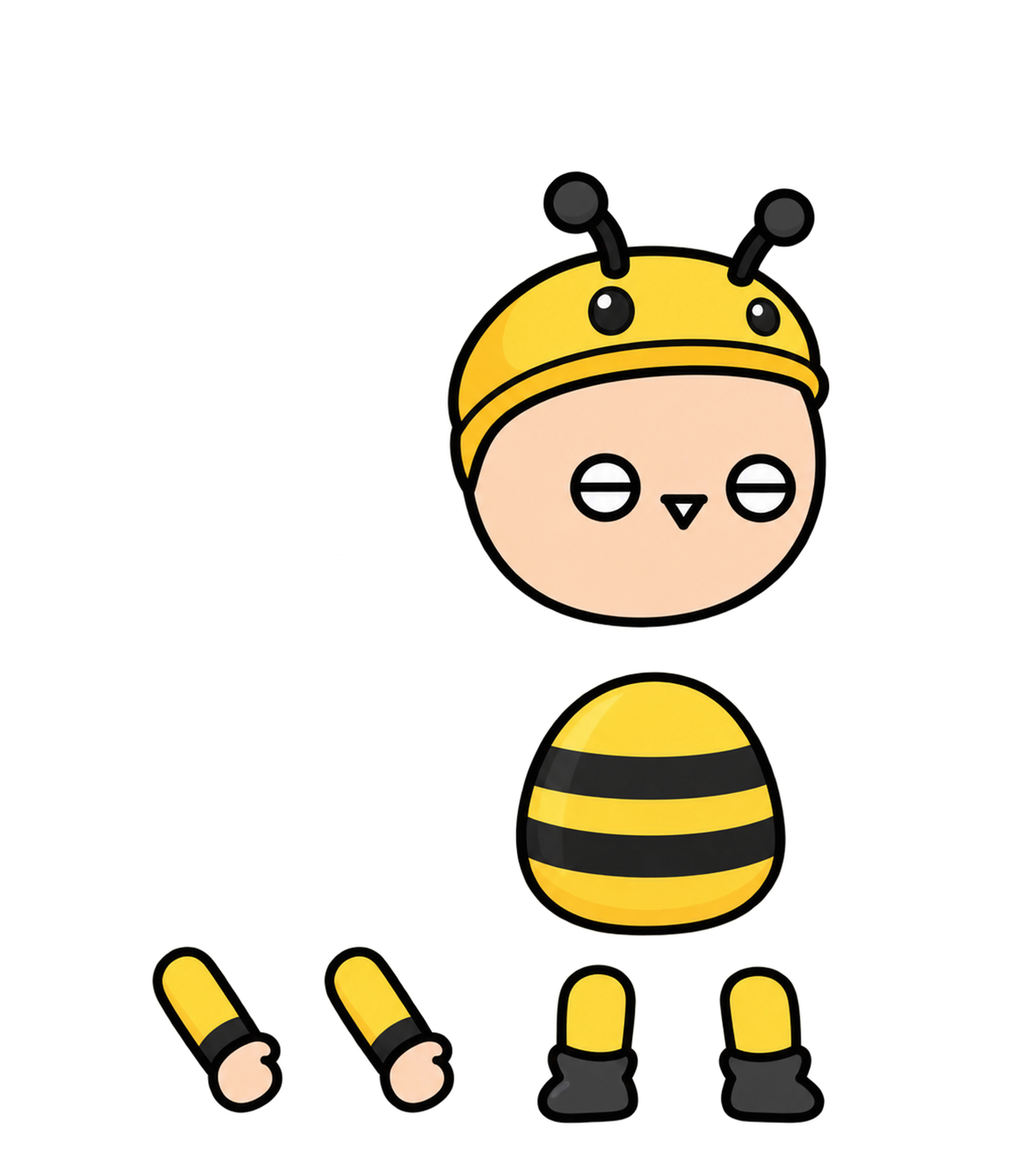
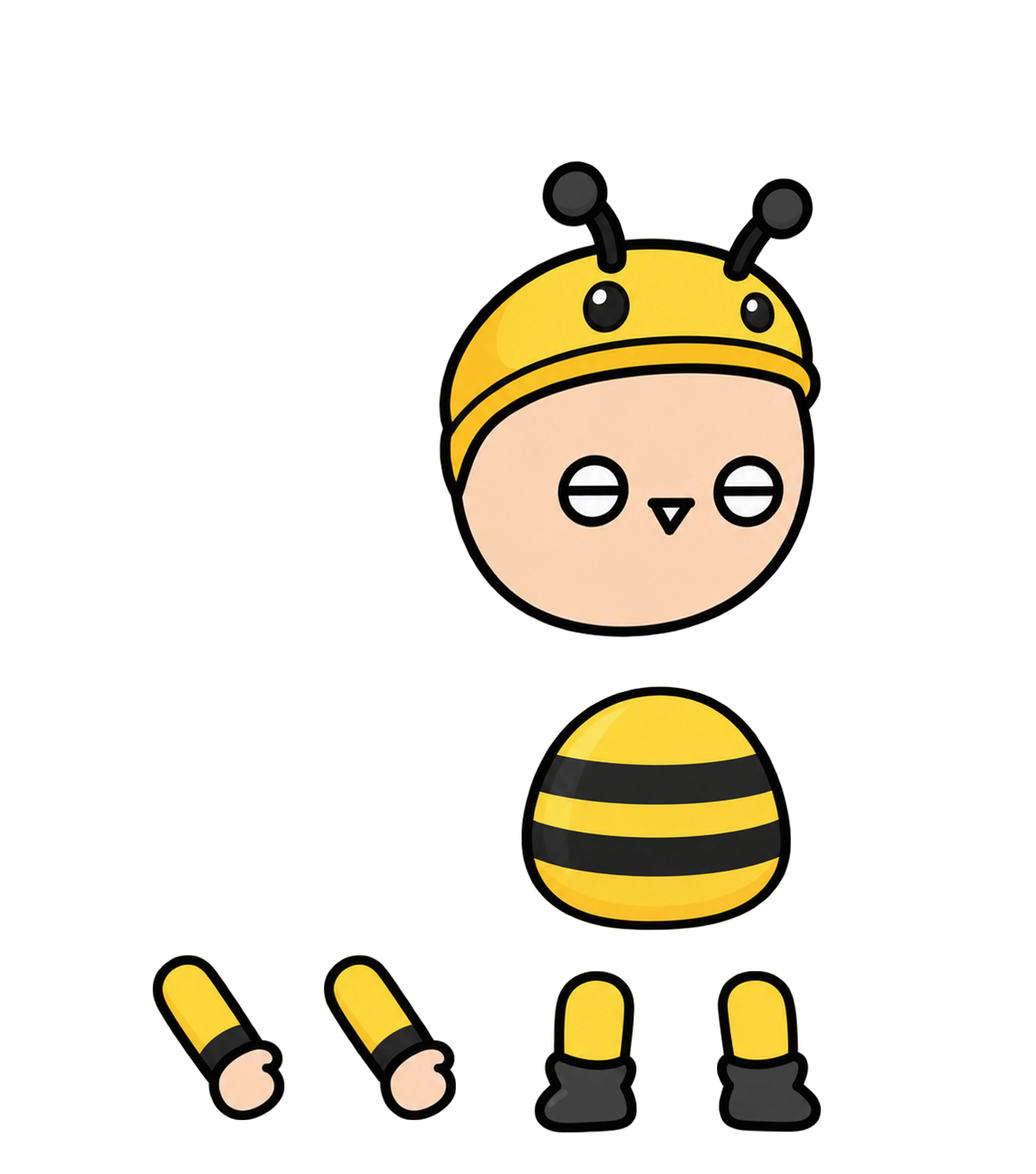
Layer changes from the first 1036px x 1174px image to the second:
painted on "머리" over (x1=318, y1=160, x2=831, y2=640)
painted on "몸통" over (x1=515, y1=671, x2=791, y2=939)
painted on "팔1" over (x1=149, y1=945, x2=286, y2=1120)
painted on "팔2" over (x1=322, y1=945, x2=457, y2=1120)
painted on "다리1" over (x1=534, y1=963, x2=639, y2=1133)
painted on "다리2" over (x1=716, y1=965, x2=826, y2=1132)
